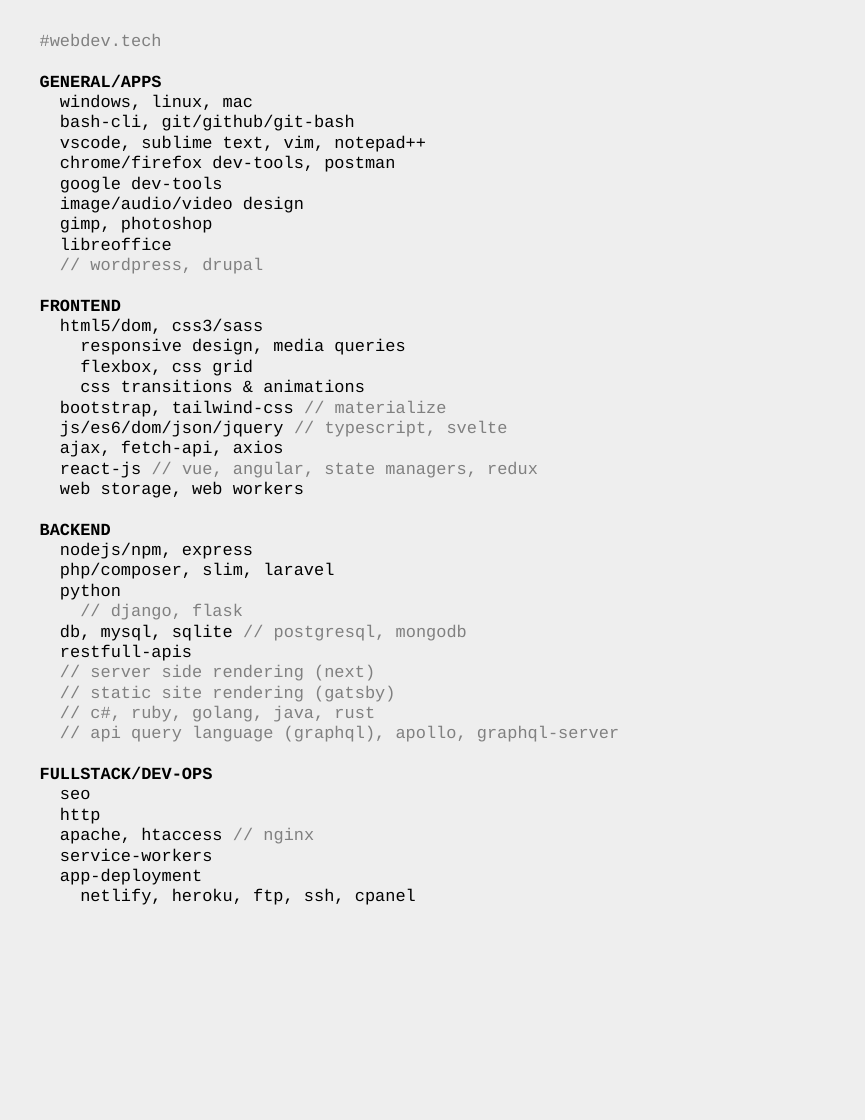
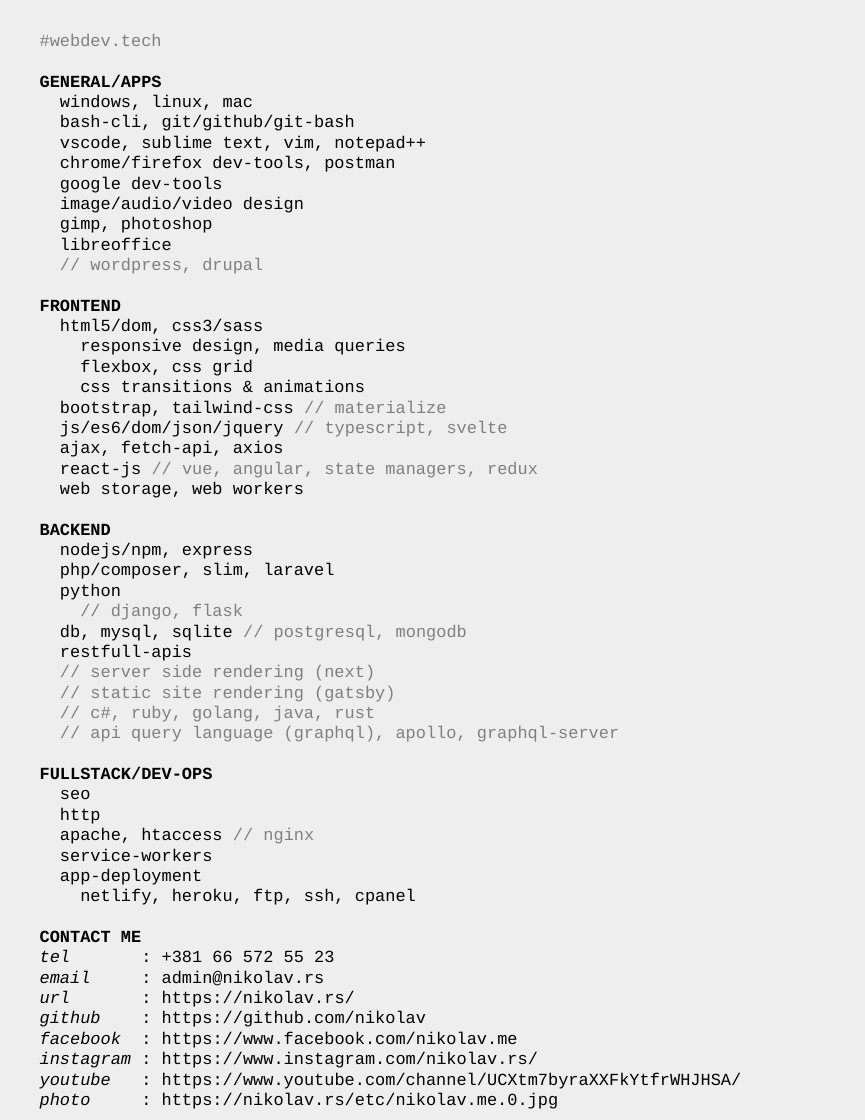
Before and after one commit to nikolav/nikolav.rs, a slide deck: slide 1 of etc/webdev-tech.odp. Drawn at 865x1120 pixels with LibreOffice and Linux fonts; fonts in the diff are those of the drawing. Boxes give left, top, right and bottom in pixels: in the first picture for what was removed or moved away, otherwise in the second. Text is boxed around its words. In the diff, an @@ line names an element or a change of style, - is before the commit and + after.

Commit message:
adds contact to webdev-tech

```diff
--- a/etc/webdev-tech.odp
+++ b/etc/webdev-tech.odp
@@ text at [40, 930, 742, 1109]: paragraphs added @@
+CONTACT ME
+tel : +381 66 572 55 23
+email : admin@nikolav.rs
+url : https://nikolav.rs/
+github : https://github.com/nikolav
+facebook : https://www.facebook.com/nikolav.me
+instagram : https://www.instagram.com/nikolav.rs/
+youtube : https://www.youtube.com/channel/UCXtm7byraXXFkYtfrWHJHSA/
+photo : https://nikolav.rs/etc/nikolav.me.0.jpg
```
Also in this commit, not shown: 5 other files.
